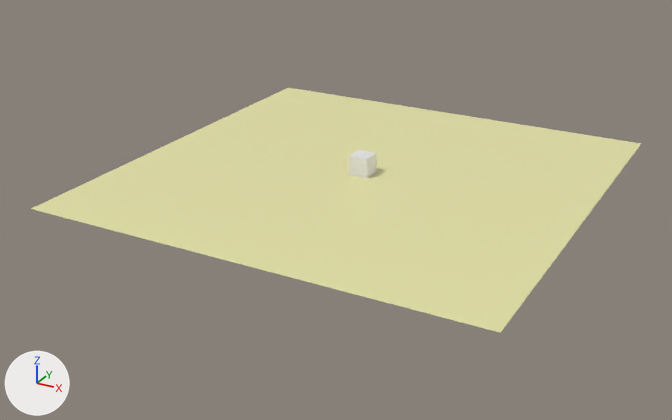
One commit to the Blender file static/assets/hacker.blend: the scene before it, then after it.
Both versions are drawn from a camera (50 mm lens) standing at (39.3, -76.9, 33.8) and looking at (-0.9, -3.8, -2.7). Lighting does not change. The marker at lower left points along +X, +Y and +Z. Text is drawn in Blender's own font.
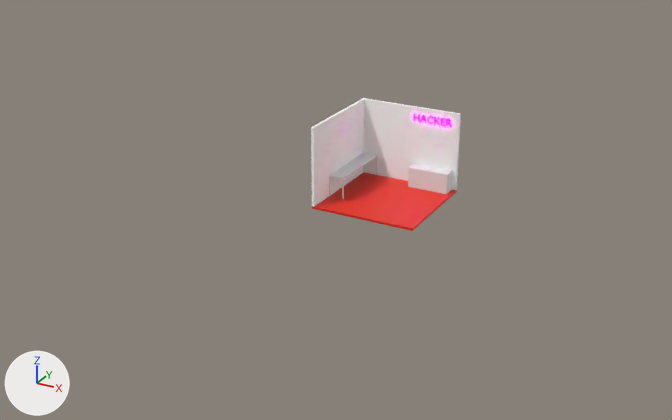
Where the newer file only moved an object's origin or applied its transform, the numbers keep the older frame.

Boxes [x1, y1, x2, y2] around the edits, measured in the pictures (672 x 420 px):
'Plane', deleted (beige): before [31, 88, 641, 333]
'right wall', added: after [364, 99, 461, 190]
'floor', added (red): after [312, 172, 457, 231]
'left wall', added: after [311, 98, 366, 207]
'Cube.001', added: after [329, 152, 378, 179]
'Text', added: after [413, 114, 451, 127]
'legs', added: after [329, 156, 378, 199]

Edits to the bpy script that builds the scene:
```text
Change mat_floor:
    mat_floor.base_color: (0.8, 0.777, 0.395) -> (0.8, 0.0249, 0.00706)  # beige #e7e4a9 -> red #e72c14
Add mat_wall:
    mat_wall = principled_material('wall')
    mat_wall.base_color = (1.0, 1.0, 1.0)  # white #ffffff
    mat_wall.roughness = 1.0
    mat_wall.specular_ior_level = 0.0
Add mat_text:
    mat_text = principled_material('text')
    mat_text.base_color = (1.0, 0.0, 1.0)  # pink #ff00ff
    mat_text.metallic = 1.0
    mat_text.roughness = 0.0
    mat_text.emission_color = (1.0, 0.0, 1.0)  # pink #ff00ff
    mat_text.emission_strength = 20.0
Add me_cube_007:
    me_cube_007.from_pydata(...)  # a box spanning x -0.5..0.5, y -0.5..0.5, z -0.5..0.5
Add me_cube_008:
    me_cube_008.from_pydata(...)  # 32 vertices, 16 faces; spans x -0.5..14.5, y -69.5..0.5, z -0.5..0.5
Add me_cube_004:
    me_cube_004.from_pydata([(0.25, -10.0, 7.75), (0.0, -10.0, 7.75), (0.25, -10.0, 0.25), (0.0, -10.0, 0.25), (0.25, 0.0, 7.75), (0.0, 0.0, 7.75), (0.25, 0.0, 0.25), (0.0, 0.0, 0.25)], [], [(0, 1, 3, 2), (6, 7, 5, 4), (4, 5, 1, 0), (2, 6, 4, 0), (7, 3, 1, 5)])
    me_cube_004.materials.append(mat_wall)  # white #ffffff
Add me_cube_002:
    me_cube_002.from_pydata([(0.25, 0.0, 0.25), (0.25, -0.25, 0.25), (0.25, 0.0, 7.75), (0.25, -0.25, 7.75), (10.0, 0.0, 0.25), (10.0, -0.25, 0.25), (10.0, 0.0, 7.75), (10.0, -0.25, 7.75)], [], [(2, 3, 7, 6), (6, 7, 5, 4), (2, 6, 4, 0), (7, 3, 1, 5)])
    me_cube_002.materials.append(mat_wall)  # white #ffffff
Add me_cube_001:
    me_cube_001.from_pydata(...)  # a box spanning x 0.0..10.0, y -10.0..0.0, z 0.0..0.25
    me_cube_001.materials.append(mat_floor)  # red #e72c14
Add txt_text:
    txt_text = bpy.data.curves.new('text', 'FONT')
    txt_text.body = 'HACKER'
    txt_text.materials.append(mat_text)  # pink #ff00ff
    txt_text.extrude = 0.05
Remove ob_plane:
    ob_plane = bpy.data.objects.new('Plane', me_plane)
    ob_plane.location = (0.0, 0.0, 0.0)
    ob_plane.scale = (22.3, 22.3, 22.3)
Add ob_cube_001:
    ob_cube_001 = bpy.data.objects.new('Cube.001', me_cube_007)
    ob_cube_001.location = (1.0, -3.75, 2.3)
    ob_cube_001.scale = (1.5, 7.0, 0.1)
Add ob_legs:
    ob_legs = bpy.data.objects.new('legs', me_cube_008)
    ob_legs.location = (0.3, -0.3, 1.25)
    ob_legs.scale = (0.1, 0.1, 2.0)
Add ob_left_wall:
    ob_left_wall = bpy.data.objects.new('left wall', me_cube_004)
    ob_left_wall.location = (0.0, 0.0, 0.0)
Add ob_right_wall:
    ob_right_wall = bpy.data.objects.new('right wall', me_cube_002)
    ob_right_wall.location = (0.0, 0.0, 0.0)
Add ob_text:
    ob_text = bpy.data.objects.new('Text', txt_text)
    ob_text.location = (5.41, -0.34, 6.46)
    ob_text.rotation_euler = (1.571, 0.0, 0.0)  # degrees (90, 0, 0)
Add ob_floor:
    ob_floor = bpy.data.objects.new('floor', me_cube_001)
    ob_floor.location = (0.0, 0.0, 0.0)
```
